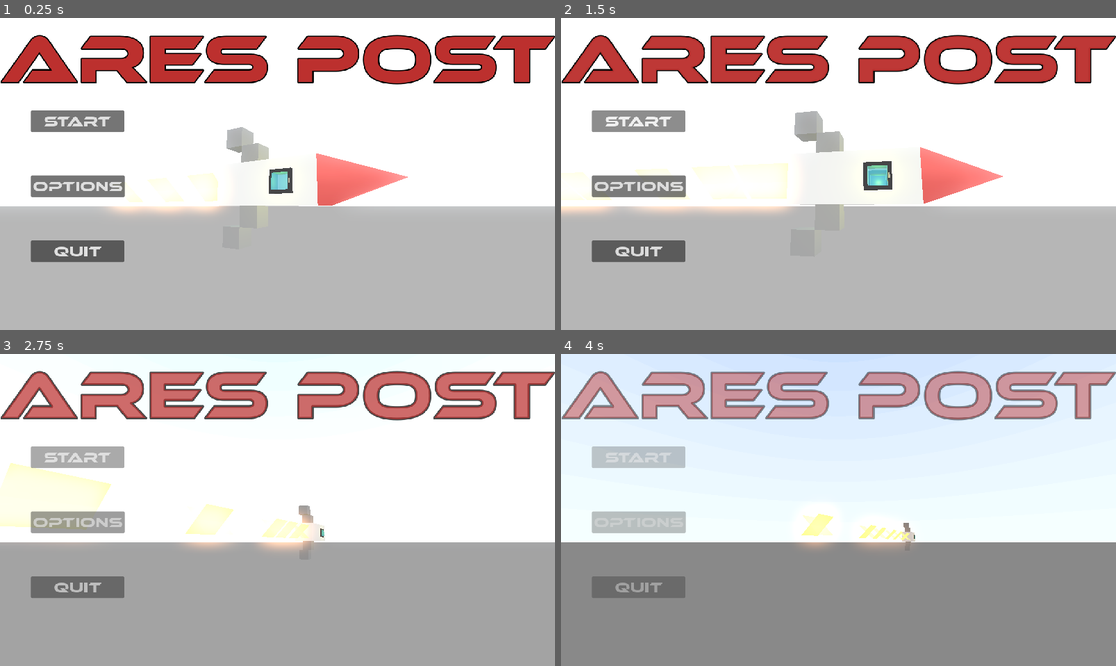
Above: before the commit, frames 1-4 (two rows, left to right).
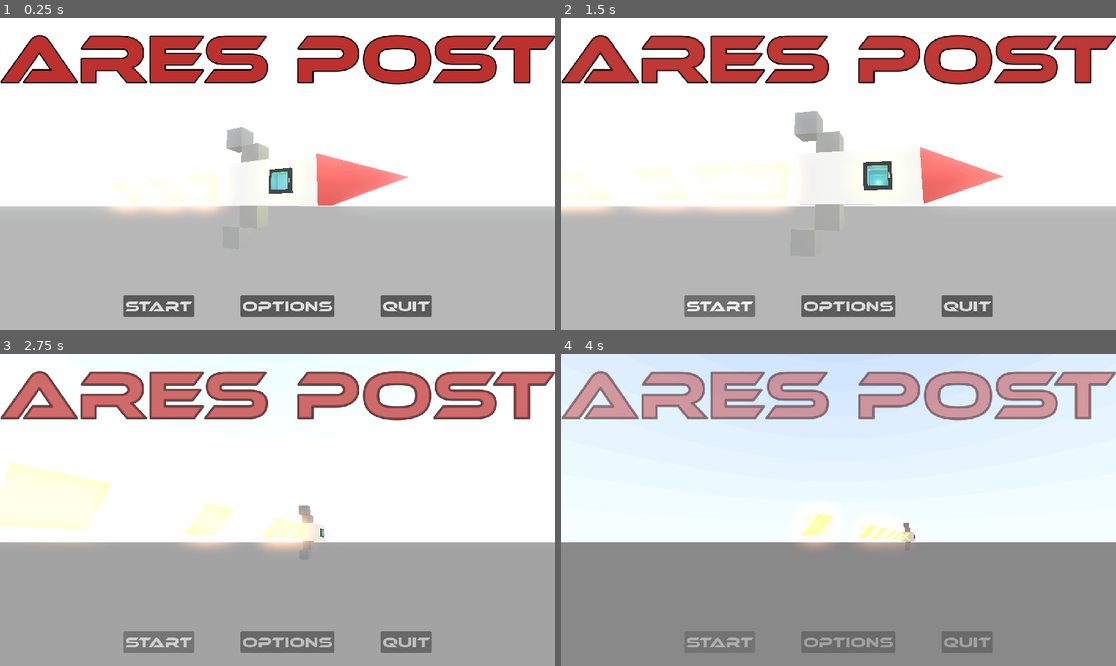
Above: after the commit, the same moments.

Repository: christiansuar/ares-post
Game: Godot game, scene res://Scenes/Cutscenes/Intro.tscn
Same seed, same stepped clock (60 frames per second), same inputs: the game is played once before the commit and once after it. A sky picture missing from this copy of the repository is replaced by a grey-blue gradient.
Inputs:
- Up to frame 1 (0.25 s): no input
- Up to frame 2 (1.5 s): click "Options" at 0.5 s; click "Start" at 1.25 s
- Up to frame 3 (2.75 s): click "Start" at 2 s
- Up to frame 4 (4 s): click "Start" at 2.75 s

The runs differ from the first frame. In frame 1, 6.2% of the frame differs, in the area x 5-78%, y 29-96%; in frame 2, 6.0%; in frame 3, 6.1%; in frame 4, 4.9%.

Commit message:
Tweaked UI

Diff:
--- a/Scenes/Cutscenes/Intro.tscn
+++ b/Scenes/Cutscenes/Intro.tscn
@@ -146,14 +146,14 @@
 [sub_resource type="QuadMesh" id="QuadMesh_6rra1"]
 material = SubResource("StandardMaterial3D_gr2vw")
 
-[sub_resource type="StyleBoxEmpty" id="StyleBoxEmpty_s7m5n"]
-
 [sub_resource type="LabelSettings" id="LabelSettings_cvulh"]
 font_size = 140
 font_color = Color(0.737022, 0.189016, 0.181146, 1)
 outline_size = 10
 outline_color = Color(0, 0, 0, 1)
 shadow_size = 0
+
+[sub_resource type="StyleBoxEmpty" id="StyleBoxEmpty_s7m5n"]
 
 [node name="Intro Cutscene" type="Node3D"]
 script = ExtResource("1_foovp")
@@ -206,45 +206,6 @@
 grow_vertical = 2
 size_flags_horizontal = 4
 size_flags_vertical = 4
-
-[node name="VBoxContainer" type="VBoxContainer" parent="mainmenu"]
-layout_mode = 1
-anchors_preset = -1
-anchor_left = 0.056
-anchor_top = 0.296
-anchor_right = 0.225
-anchor_bottom = 0.79
-offset_left = -0.512001
-offset_top = 0.192001
-offset_right = -0.200012
-offset_bottom = 0.0799866
-grow_vertical = 2
-size_flags_horizontal = 4
-size_flags_vertical = 6
-theme_override_constants/separation = 90
-
-[node name="Start" type="Button" parent="mainmenu/VBoxContainer"]
-layout_mode = 2
-theme_override_fonts/font = ExtResource("4_smjl0")
-theme_override_font_sizes/font_size = 30
-theme_override_styles/focus = SubResource("StyleBoxEmpty_s7m5n")
-text = "Start"
-
-[node name="Options" type="Button" parent="mainmenu/VBoxContainer"]
-layout_mode = 2
-theme_override_fonts/font = ExtResource("4_smjl0")
-theme_override_font_sizes/font_size = 30
-theme_override_styles/focus = SubResource("StyleBoxEmpty_s7m5n")
-text = "Options
-"
-
-[node name="Quit" type="Button" parent="mainmenu/VBoxContainer"]
-layout_mode = 2
-theme_override_fonts/font = ExtResource("4_smjl0")
-theme_override_font_sizes/font_size = 30
-theme_override_styles/focus = SubResource("StyleBoxEmpty_s7m5n")
-text = "Quit
-"
 
 [node name="Label" type="Label" parent="mainmenu"]
 layout_mode = 1
@@ -262,6 +223,43 @@
 label_settings = SubResource("LabelSettings_cvulh")
 horizontal_alignment = 1
 
-[connection signal="pressed" from="mainmenu/VBoxContainer/Start" to="." method="_on_start_pressed"]
-[connection signal="pressed" from="mainmenu/VBoxContainer/Options" to="." method="_on_button_pressed"]
-[connection signal="pressed" from="mainmenu/VBoxContainer/Quit" to="." method="_on_button_2_pressed"]
+[node name="HBoxContainer" type="HBoxContainer" parent="mainmenu"]
+layout_mode = 1
+anchors_preset = -1
+anchor_left = 0.222
+anchor_top = 0.889
+anchor_right = 0.778
+anchor_bottom = 0.958
+offset_left = 0.255981
+offset_top = -0.0720215
+offset_right = -0.256042
+offset_bottom = 0.215942
+theme_override_constants/separation = 96
+alignment = 1
+
+[node name="Start" type="Button" parent="mainmenu/HBoxContainer"]
+layout_mode = 2
+theme_override_fonts/font = ExtResource("4_smjl0")
+theme_override_font_sizes/font_size = 30
+theme_override_styles/focus = SubResource("StyleBoxEmpty_s7m5n")
+text = "Start"
+
+[node name="Options" type="Button" parent="mainmenu/HBoxContainer"]
+layout_mode = 2
+theme_override_fonts/font = ExtResource("4_smjl0")
+theme_override_font_sizes/font_size = 30
+theme_override_styles/focus = SubResource("StyleBoxEmpty_s7m5n")
+text = "Options
+"
+
+[node name="Quit" type="Button" parent="mainmenu/HBoxContainer"]
+layout_mode = 2
+theme_override_fonts/font = ExtResource("4_smjl0")
+theme_override_font_sizes/font_size = 30
+theme_override_styles/focus = SubResource("StyleBoxEmpty_s7m5n")
+text = "Quit
+"
+
+[connection signal="pressed" from="mainmenu/HBoxContainer/Start" to="." method="_on_start_pressed"]
+[connection signal="pressed" from="mainmenu/HBoxContainer/Options" to="." method="_on_button_pressed"]
+[connection signal="pressed" from="mainmenu/HBoxContainer/Quit" to="." method="_on_button_2_pressed"]
--- a/Scenes/Cutscenes/intro.gd
+++ b/Scenes/Cutscenes/intro.gd
@@ -39,4 +39,3 @@
 		await get_tree().create_timer(.5).timeout
 		cam.rotation_degrees.y = 118
 		intro_player.play("Mission Brief")
-		print(cam.rotation.y)
